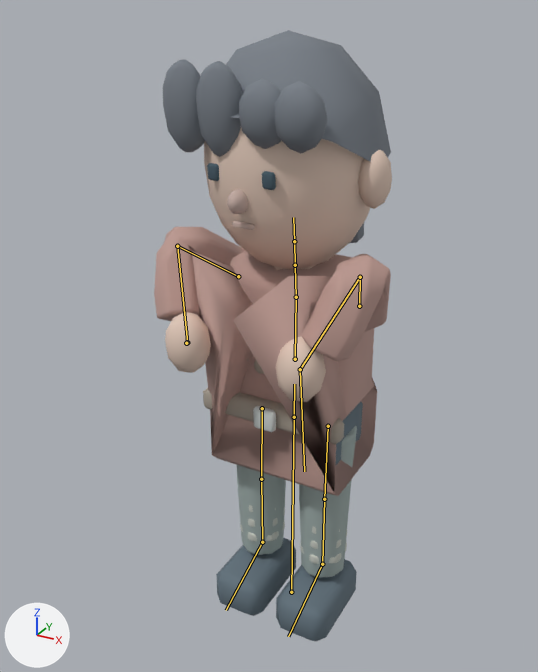
Before and after pictures for a commit that changed the glTF model Art/LowPolyKit/rigged/NPC_LOOK_007.glb.
One viewpoint serves both versions: a 50 mm camera at (0.909, -1.818, 1.867) aimed at (-0.068, -0.041, 0.978). The axes (+X, +Y, +Z) are drawn at lower left. The lights are the same throughout. The older version comes first. Both versions are drawn at frame 8 of the action 'NPC_Attack_DualPistol'; the numbers are the values there. The bones that bend it are drawn over the model as lines.

Objects in the first picture: 'SK_NPC_Body_01_Female', 'SK_NPC_Feet_01_Shoes', 'SK_NPC_Hair_03_Ponytail', 'SK_NPC_Legs_02_Wrapped', 'SK_NPC_Top_04_Pilgrim' and 1 more.
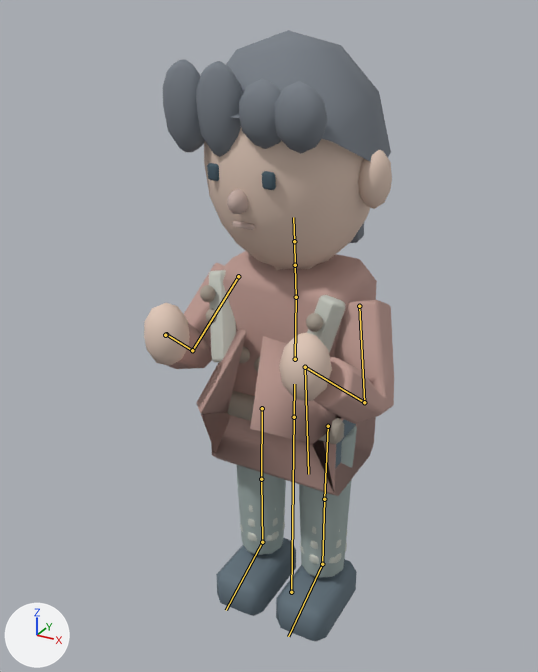
Location of each change, (x1, y1, x2, y2) in pixels of the pictures (538 x 672 px):
'SK_NPC_Top_04_Pilgrim', posed: before (154, 227, 391, 496); after (167, 251, 394, 496)
'SK_NPC_Body_01_Female', posed (9% wider): before (165, 128, 392, 402); after (144, 128, 392, 401)
bone 'upper_arm.L', root to tip: before (238, 276) to (177, 246); after (238, 276) to (192, 350)
bone 'forearm.L', root to tip: before (177, 246) to (187, 342); after (192, 350) to (166, 334)
bone 'hand.L', root to tip: before (187, 342) to (187, 344); after (166, 334) to (166, 336)
bone 'upper_arm.R', root to tip: before (359, 306) to (360, 277); after (359, 306) to (364, 402)
bone 'forearm.R', root to tip: before (360, 277) to (300, 369); after (364, 402) to (305, 367)
bone 'hand.R', root to tip: before (300, 369) to (304, 471); after (305, 367) to (308, 474)

The change in detail:
Bone 'upper_arm.L' (bone_upper_arm_l) turns from (-58, 48, 77) to (-43, 0, 14) degrees about its own x, y and z.
Bone 'forearm.L' (bone_forearm_l) turns from (-28, 52, -122) to (-80, 17, 21) degrees about its own x, y and z.
Bone 'hand.L' (bone_hand_l) turns from (30, -7, 40) to (125, 13, 24) degrees about its own x, y and z.
Bone 'upper_arm.R' (bone_upper_arm_r) turns from (-30, -42, -98) to (-27, -10, -8) degrees about its own x, y and z.
Bone 'forearm.R' (bone_forearm_r) turns from (-33, -48, 140) to (-94, -22, -22) degrees about its own x, y and z.
Bone 'hand.R' (bone_hand_r) turns from (20, 7, -43) to (131, -12, -25) degrees about its own x, y and z.
